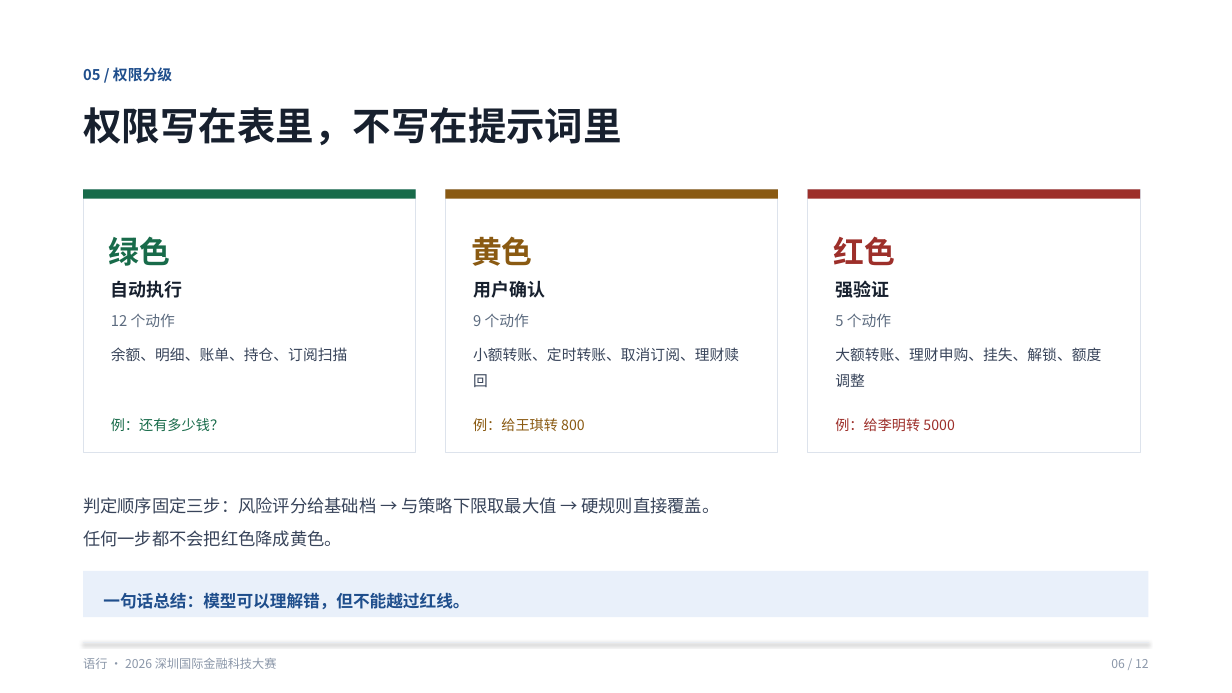
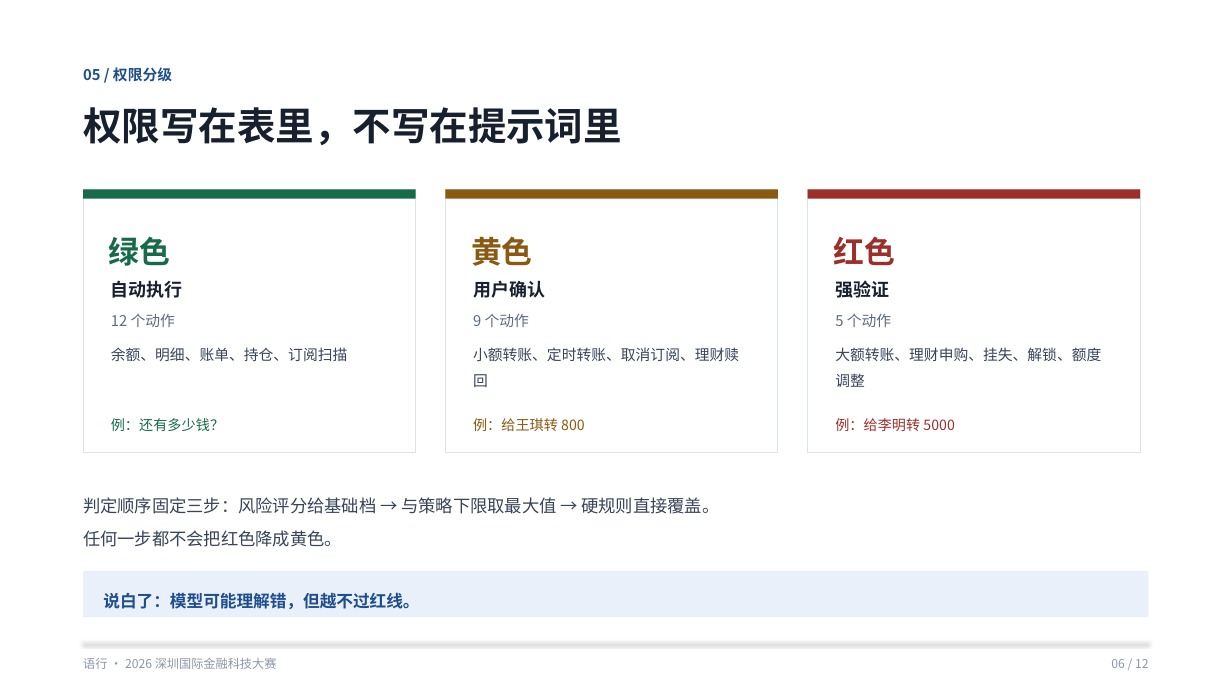
Before and after one commit to isAXya/fintechathon-agent, a slide deck: slide 6 of docs/语行-答辩PPT.pptx. Drawn at 1232x693 pixels with LibreOffice and Linux fonts; fonts in the diff are those of the drawing. Boxes give left, top, right and bottom in pixels: in the first picture for what was removed or moved away, otherwise in the second. Text is boxed around its words. In the diff, an @@ line names an element or a change of style, - is before the commit and + after.

```diff
--- a/docs/语行-答辩PPT.pptx
+++ b/docs/语行-答辩PPT.pptx
@@ text at box(103, 592, 419, 609): text changed @@
-一句话总结：模型可以理解错，但不能越过红线。
+说白了：模型可能理解错，但越不过红线。
```
Also in this commit, not shown: 6 other slides changed, 2 other files.
